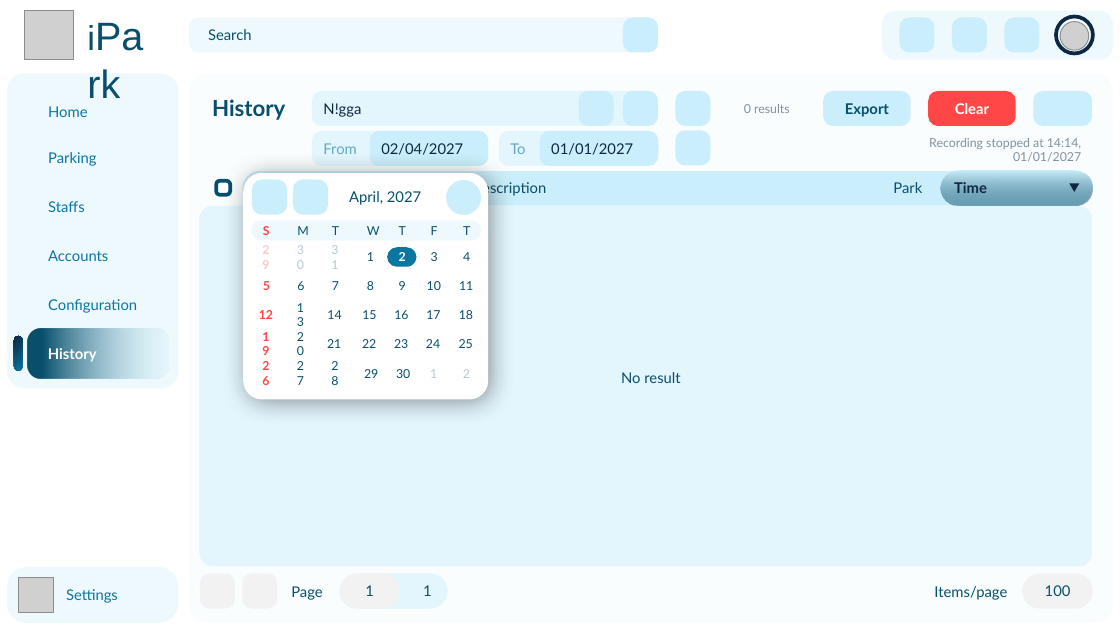
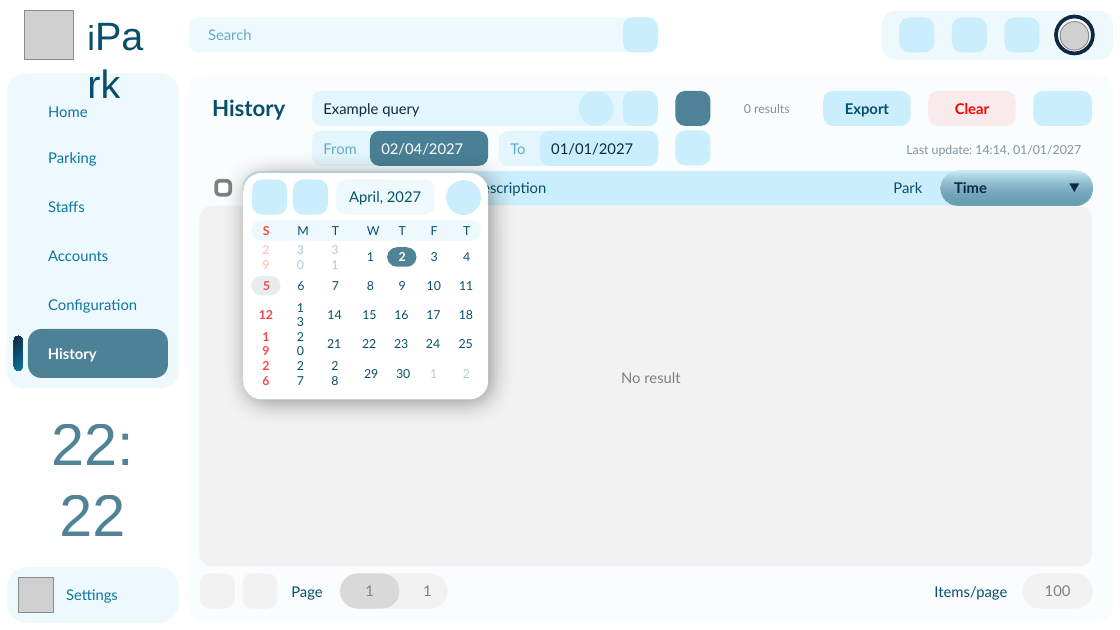
Before and after one commit to 1172005thinh/HCMUT-SmartParking-System, a slide deck: slide 22 of design/UI_UX/ui_concept.pptx (slide 12 before the commit). Drawn at 1120x630 pixels with LibreOffice and Linux fonts; fonts in the diff are those of the drawing; grey boxes stand for pictures; background and template pictures are left out. Boxes give left, top, right and bottom in pixels: in the first picture for what was removed or moved away, otherwise in the second. Text is boxed around its words. In the diff, an @@ line names an element or a change of style, - is before the commit and + after.

```diff
--- a/design/UI_UX/ui_concept.pptx
+++ b/design/UI_UX/ui_concept.pptx
@@ rounded rectangle "Search" at (189,18,659,52): text colour #084F6A to #0B76A0 at 60% opacity @@
@@ text in rounded rectangle at (323,103,419,117): text changed @@
-N!gga
+Example query
@@ rounded rectangle at (579,91,613,125): proportions changed @@
@@ rounded rectangle at (676,91,710,125): fill #CAEEFB to #084F6A at 70% opacity @@
@@ rounded rectangle "Clear" at (928,91,1015,125): text colour #FFFFFF to #FF0000; fill #FF4747 to #FF4747 at 10% opacity @@
@@ rounded rectangle "02/04/2027" at (370,131,488,165): text colour #0E2841 to #FFFFFF; fill #CAEEFB to #084F6A at 70% opacity @@
@@ text at (906,145,1081,156): text changed @@
-Recording stopped at 14:14, 01/01/2027
+Last update: 14:14, 01/01/2027
@@ rounded rectangle at (199,205,1092,566): fill #E3F6FD to #F2F2F2 @@
@@ rounded rectangle at (216,180,230,195): outline #084F6A 3 pt to #808080 3 pt @@
@@ rounded rectangle "April, 2027": place and size @@
-rounded rectangle "April, 2027" at (349,191,421,205)
+rounded rectangle "April, 2027" at (336,180,435,214)
@@ rounded rectangle "April, 2027" at (336,180,435,214): fill none to #CAEEFB at 30% opacity @@
@@ rounded rectangle "2" at (388,247,417,267): fill #0B76A0 to #084F6A at 70% opacity @@
@@ rounded rectangle "5": place and size @@
-rounded rectangle "5" at (263,281,270,290)
+rounded rectangle "5" at (252,276,281,295)
@@ rounded rectangle "5" at (252,276,281,295): fill none to #084F6A at 10% opacity @@
@@ rounded rectangle "History" at (28,329,167,378): fill gradient #084F6A to #CAEEFB to #084F6A at 70% opacity @@
@@ text "No result" at (621,372,680,383): text colour #084F6A to #808080 @@
@@ text added at (51,424,133,536), 48 pt, text #084F6A at 70% opacity @@
+22:22
@@ rounded rectangle "1" at (340,573,448,609): text colour #084F6A to #808080; fill #E3F6FD to #F2F2F2 @@
@@ rounded rectangle "1" at (340,573,400,609): text colour #084F6A to #808080; fill #F2F2F2 to #D9D9D9 @@
@@ rounded rectangle "100" at (1022,573,1092,609): text colour #084F6A to #808080 @@
```
Also in this commit, not shown: 12 other slides changed, 12 slides added, 1 other file.
